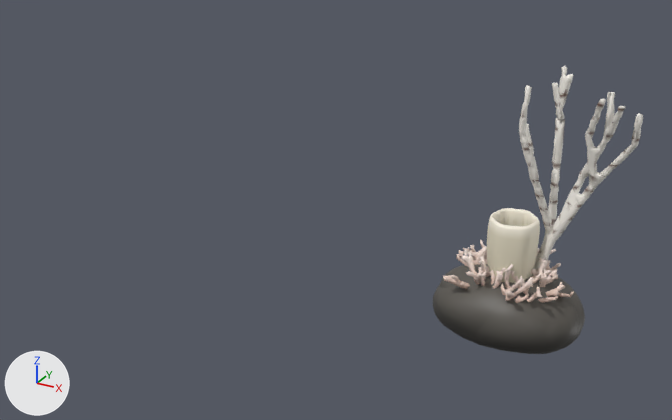
A saved change to the glTF model assets/models/deep_cosy.glb.
Camera for both pictures: a 50 mm camera at (1.8, -5.89, 3.43) aimed at (-1.54, 0.17, 0.39). The axes (+X, +Y, +Z) are drawn at lower left. The lights are the same throughout. The older version comes first.

In view in the first picture: 'bamboo_0', 'bamboo_0_lo', 'bamboo_1', 'bamboo_1_lo', 'deepcoral_0', 'deepcoral_2', 'deeprock_0', 'deeprock_0_lo', 'deeprock_1', 'deeprock_1_lo', 'glasssponge_0', 'glasssponge_0_lo' and 4 more.
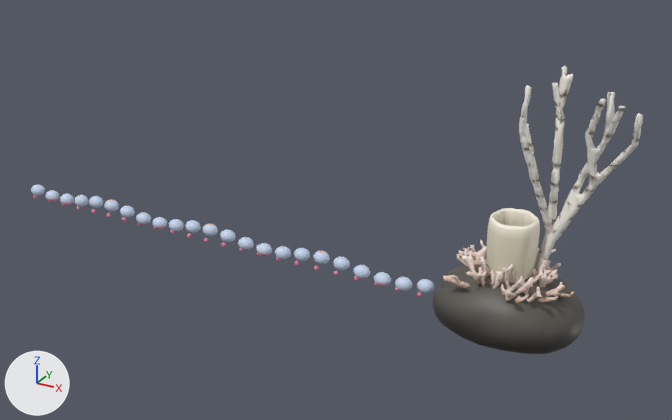
Where the change shows, as pixel boxes [x1, y1, x2, y2] in the pictures (672 x 420 px):
'siphonophore_0', added
    after: [31, 185, 435, 297]
'siphonophore_0_lo', added
    after: [31, 184, 435, 295]

Edits to the bpy script that builds the scene:
```text
Add mat_defaultmaterial_023:
    mat_defaultmaterial_023 = bpy.data.materials.new('DefaultMaterial.023')
    mat_defaultmaterial_023.use_nodes = True; mat_defaultmaterial_023.node_tree.nodes.clear()
    _N = mat_defaultmaterial_023.node_tree.nodes; _L = mat_defaultmaterial_023.node_tree.links
    n0 = _N.new('ShaderNodeOutputMaterial'); n0.name = 'Material Output'
    n1 = _N.new('ShaderNodeBsdfPrincipled'); n1.name = 'Principled BSDF'
    n2 = _N.new('ShaderNodeVertexColor'); n2.name = 'Color Attribute'
    _L.new(n1.outputs[0], n0.inputs[0])  # 'BSDF' to 'Surface'
    _L.new(n2.outputs[0], n1.inputs[0])  # 'Color' to 'Base Color'
Add mat_defaultmaterial_022:
    mat_defaultmaterial_022 = bpy.data.materials.new('DefaultMaterial.022')
    mat_defaultmaterial_022.use_nodes = True; mat_defaultmaterial_022.node_tree.nodes.clear()
    _N = mat_defaultmaterial_022.node_tree.nodes; _L = mat_defaultmaterial_022.node_tree.links
    n0 = _N.new('ShaderNodeOutputMaterial'); n0.name = 'Material Output'
    n1 = _N.new('ShaderNodeBsdfPrincipled'); n1.name = 'Principled BSDF'
    n2 = _N.new('ShaderNodeVertexColor'); n2.name = 'Color Attribute'
    _L.new(n1.outputs[0], n0.inputs[0])  # 'BSDF' to 'Surface'
    _L.new(n2.outputs[0], n1.inputs[0])  # 'Color' to 'Base Color'
Add me_siphonophore_0_lo:
    me_siphonophore_0_lo.from_pydata(...)  # 946 vertices, 1680 faces; spans x -4.79..0.07, y -0.06..0.06, z -0.1..0.17
    me_siphonophore_0_lo.materials.append(mat_defaultmaterial_023)
Add me_siphonophore_0:
    me_siphonophore_0.from_pydata(...)  # 2506 vertices, 4800 faces; spans x -4.79..0.07, y -0.06..0.06, z -0.1..0.17
    me_siphonophore_0.materials.append(mat_defaultmaterial_022)
Add ob_siphonophore_0_lo:
    ob_siphonophore_0_lo = bpy.data.objects.new('siphonophore_0_lo', me_siphonophore_0_lo)
    ob_siphonophore_0_lo.location = (0.0, 0.0, 0.0)
Add ob_siphonophore_0:
    ob_siphonophore_0 = bpy.data.objects.new('siphonophore_0', me_siphonophore_0)
    ob_siphonophore_0.location = (0.0, 0.0, 0.0)
```
